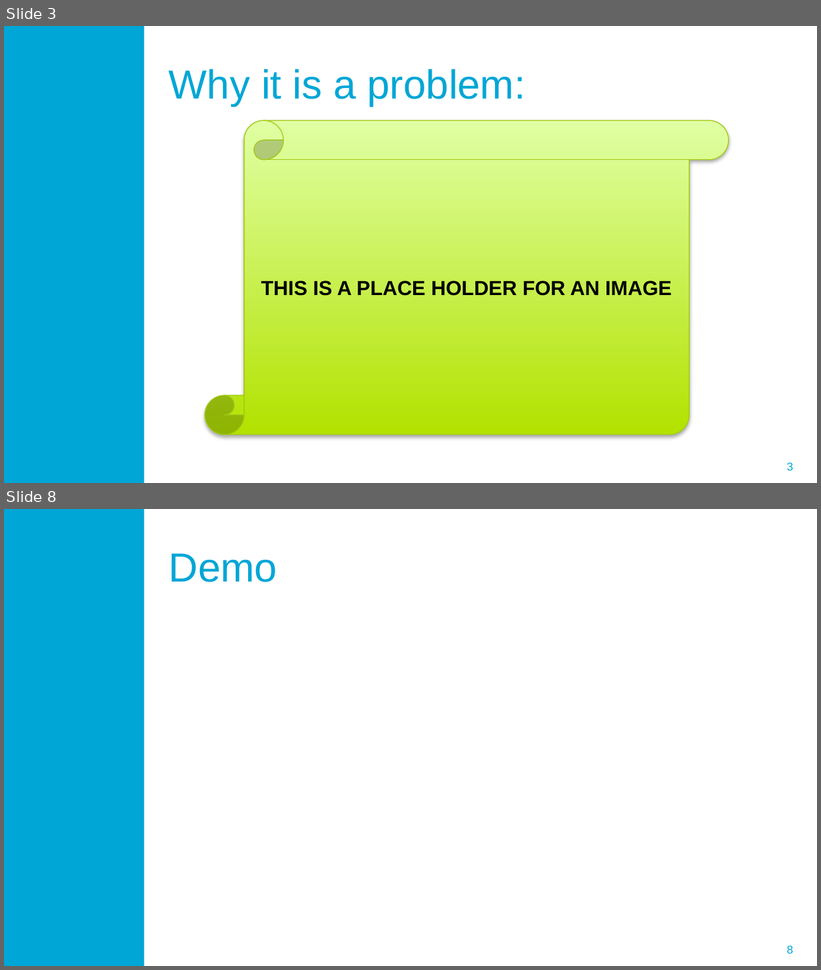
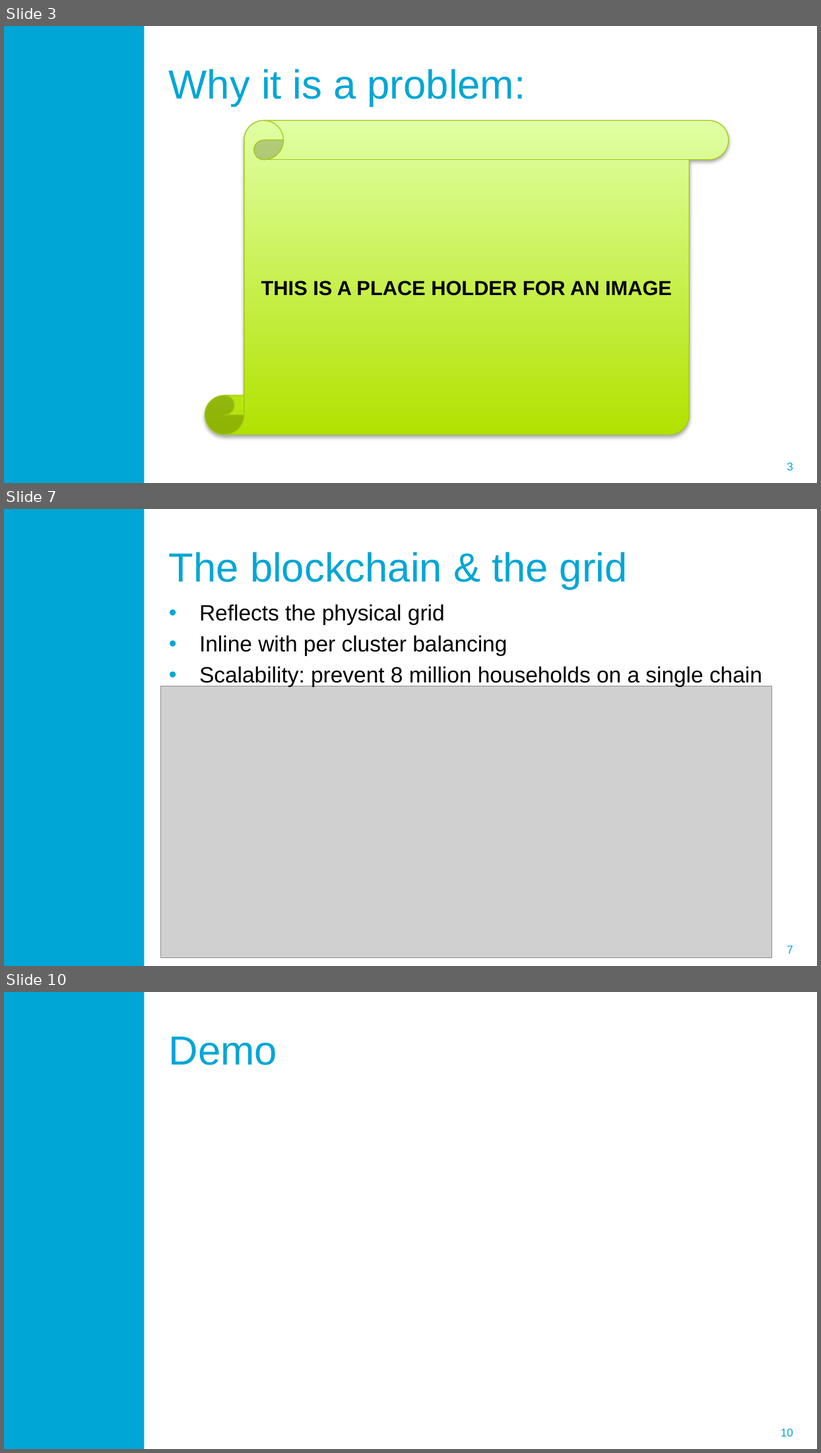
Before and after one commit to blockchain-lab/eXchains, a slide deck: Documentation/SmartGridChain.pptx. Shown one above the other, each under a label of ours: slides 3 and 8 before the commit, slides 3, 7 and 10 after it; the slides between them are not shown. The pictures are 821x970 and 821x1453 pixels, drawn with LibreOffice and Linux fonts; fonts in the diff are those of the drawing; grey boxes stand for pictures; background and template pictures are left out. Boxes give left, top, right and bottom in pixels: in the first picture for what was removed or moved away, otherwise in the second. Text is boxed around its words. In the diff, an @@ line names an element or a change of style, - is before the commit and + after.

```diff
--- a/Documentation/SmartGridChain.pptx
+++ b/Documentation/SmartGridChain.pptx
@@ slide 7 added at [4,509,817,966], background #FFFFFF; not listed: 2 template elements that a slide beside it also shows @@
@@ title added at [169,552,628,589], 36 pt, text #00A6D6 @@
+The blockchain & the grid
@@ text added at [199,604,762,687], 19.6 pt, text #000000 @@
+• Reflects the physical grid
+• Inline with per cluster balancing
+• Scalability: prevent 8 million households on a single chain
@@ picture added at [161,687,772,958] @@
@@ what was slide 8 is now slide 10 @@
@@ page number at [781,1429,793,1437]: text changed @@
-8
+10
```
Also in this commit, not shown: 4 slides changed, 1 other slide added.
